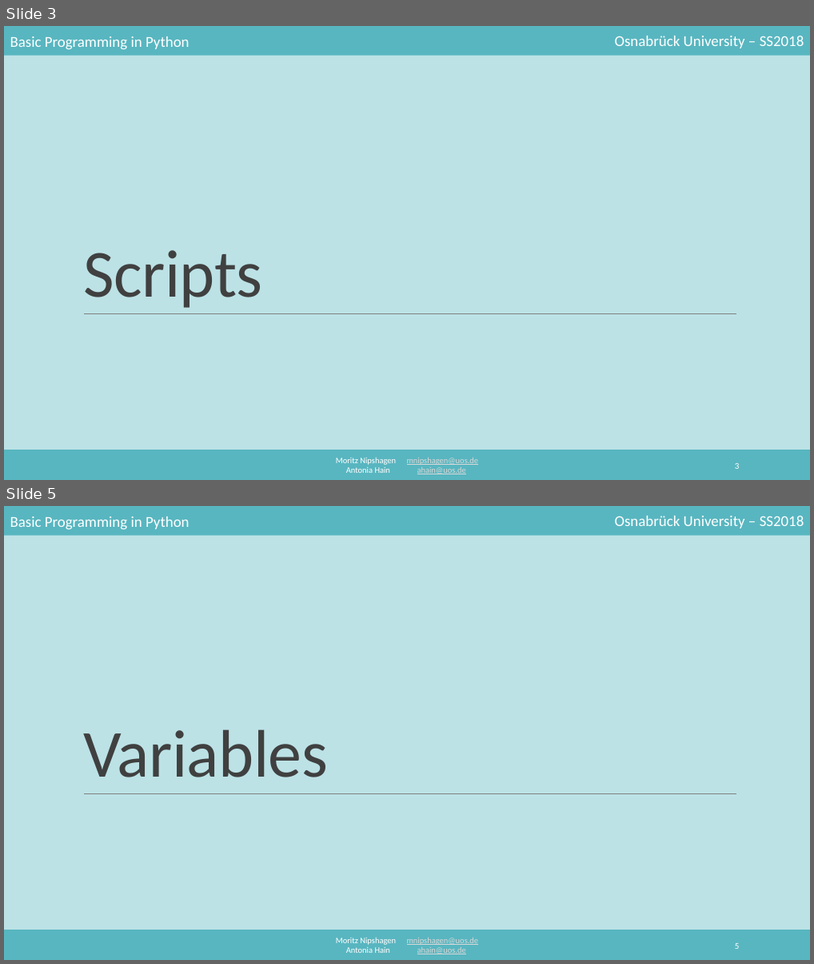
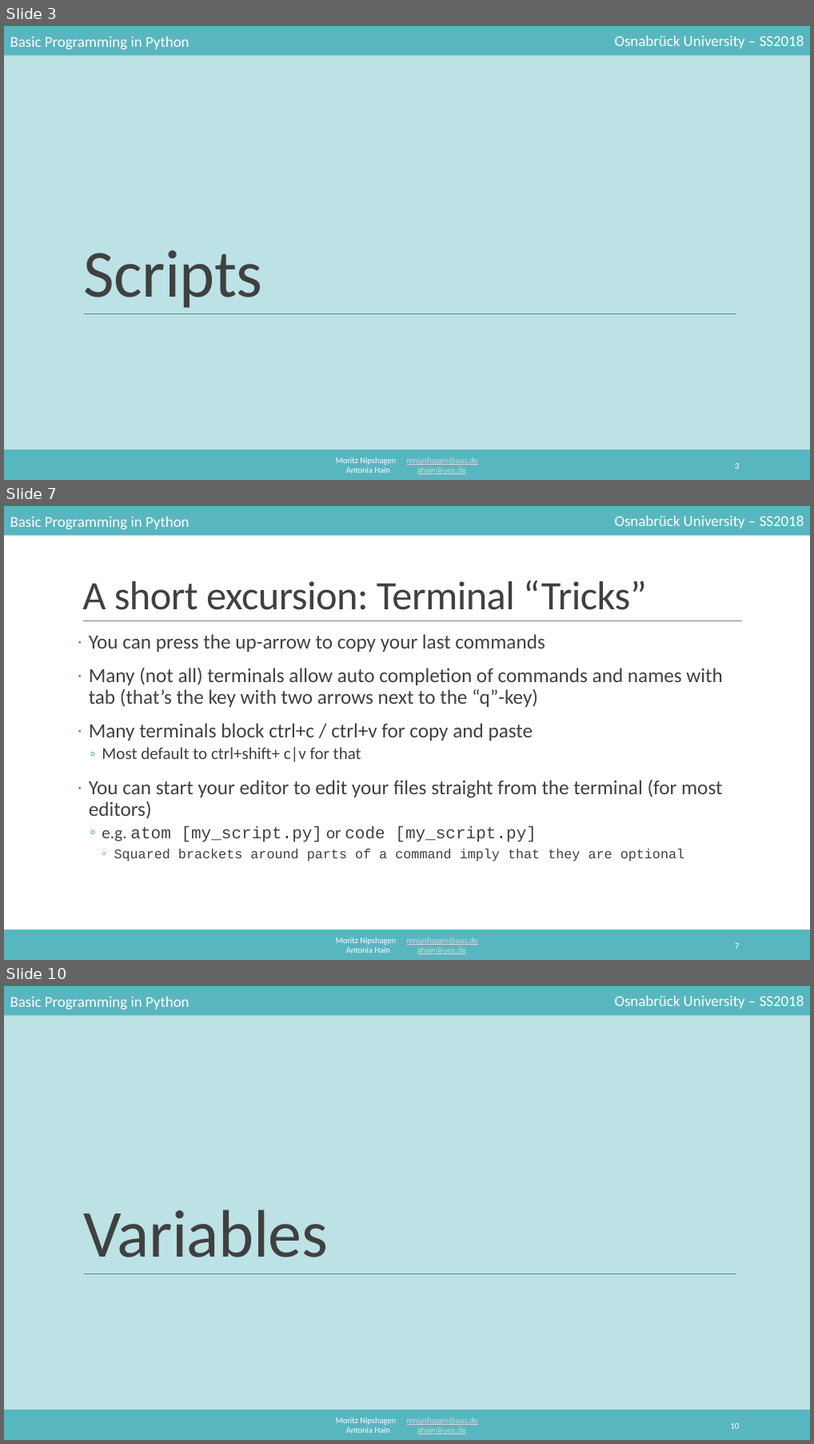
Before and after one commit to mnipshagen/monty, a slide deck: 2018/02/Syntax_and_variables.pptx. Shown one above the other, each under a label of ours: slides 3 and 5 before the commit, slides 3, 7 and 10 after it; the slides between them are not shown. The pictures are 814x964 and 814x1444 pixels, drawn with LibreOffice and Linux fonts; fonts in the diff are those of the drawing. Boxes give left, top, right and bottom in pixels: in the first picture for what was removed or moved away, otherwise in the second. Text is boxed around its words. In the diff, an @@ line names an element or a change of style, - is before the commit and + after.

Commit message:
added terminal section

```diff
--- a/2018/02/Syntax_and_variables.pptx
+++ b/2018/02/Syntax_and_variables.pptx
@@ slide 7 added at <box>4,506,810,960</box>, background #FFFFFF; not listed: 5 template elements that a slide beside it also shows @@
@@ title added at <box>82,580,647,610</box>, 48 pt, text #404040 @@
+A short excursion: Terminal “Tricks”
@@ line added from (83, 621) to (742, 621), #808080 0.5 pt @@
@@ text added at <box>89,634,722,861</box>, 24 pt, text #404040 @@
+· You can press the up-arrow to copy your last commands
+· Many (not all) terminals allow auto completion of commands and names with tab (that’s the key with two arrows next to the “q”-key)
+· Many terminals block ctrl+c / ctrl+v for copy and paste
+  ◦ Most default to ctrl+shift+ c|v for that
+· You can start your editor to edit your files straight from the terminal (for most editors)
+  ◦ e.g. atom [my_script.py] or code [my_script.py]
+    ◦ Squared brackets around parts of a command imply that they are optional
@@ page number added at <box>735,943,740,948</box>, 10.5 pt, text #FFFFFF @@
+7
@@ what was slide 5 is now slide 10 @@
@@ page number at <box>730,1423,739,1428</box>: text changed @@
-5
+10
```
Also in this commit, not shown: 1 slide changed, 4 other slides added.
